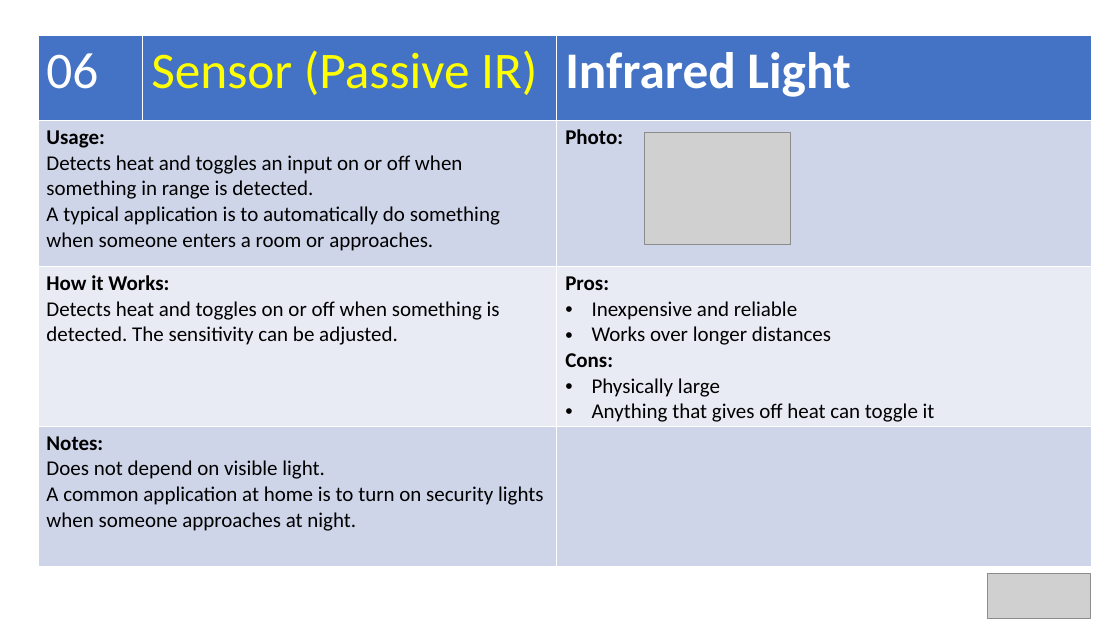
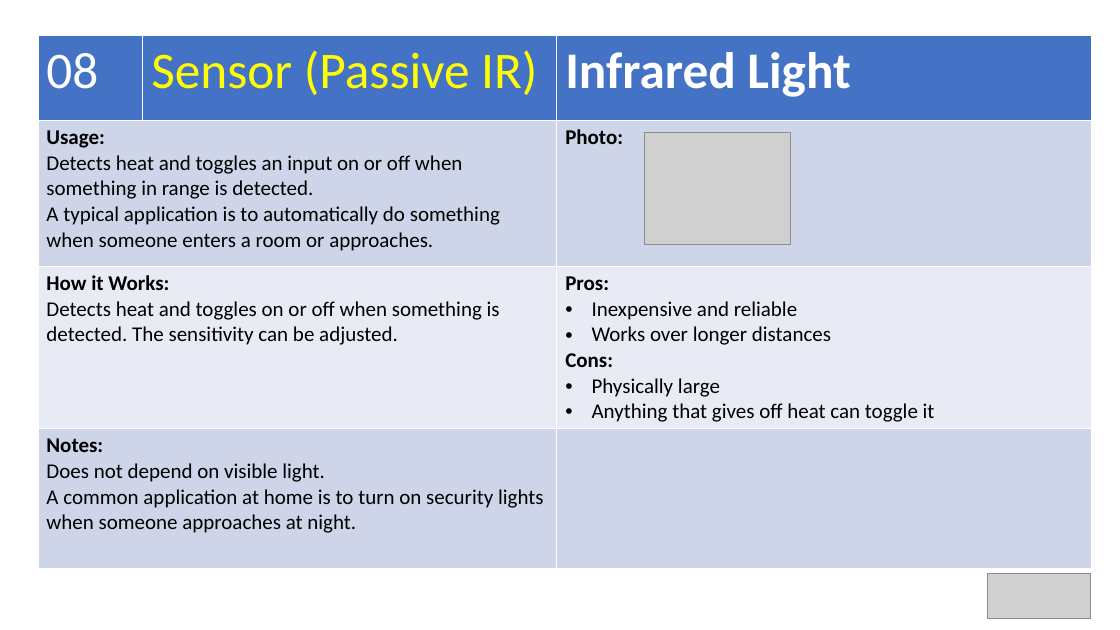
Before and after one commit to Alan-Lomax/MERG-SIG-Presentations, a slide deck: slide 20 of Arduino IO Compendium.pptx (slide 19 before the commit). Drawn at 1120x630 pixels with LibreOffice and Linux fonts; fonts in the diff are those of the drawing; grey boxes stand for pictures. Boxes give left, top, right and bottom in pixels: in the first picture for what was removed or moved away, otherwise in the second. Text is boxed around its words. In the diff, an @@ line names an element or a change of style, - is before the commit and + after.

```diff
--- a/Arduino IO Compendium.pptx
+++ b/Arduino IO Compendium.pptx
@@ table at [38,36,1091,566] @@
-row 1, column 1: 06
+row 1, column 1: 08
```
Also in this commit, not shown: 7 other slides changed, 1 slide added.
